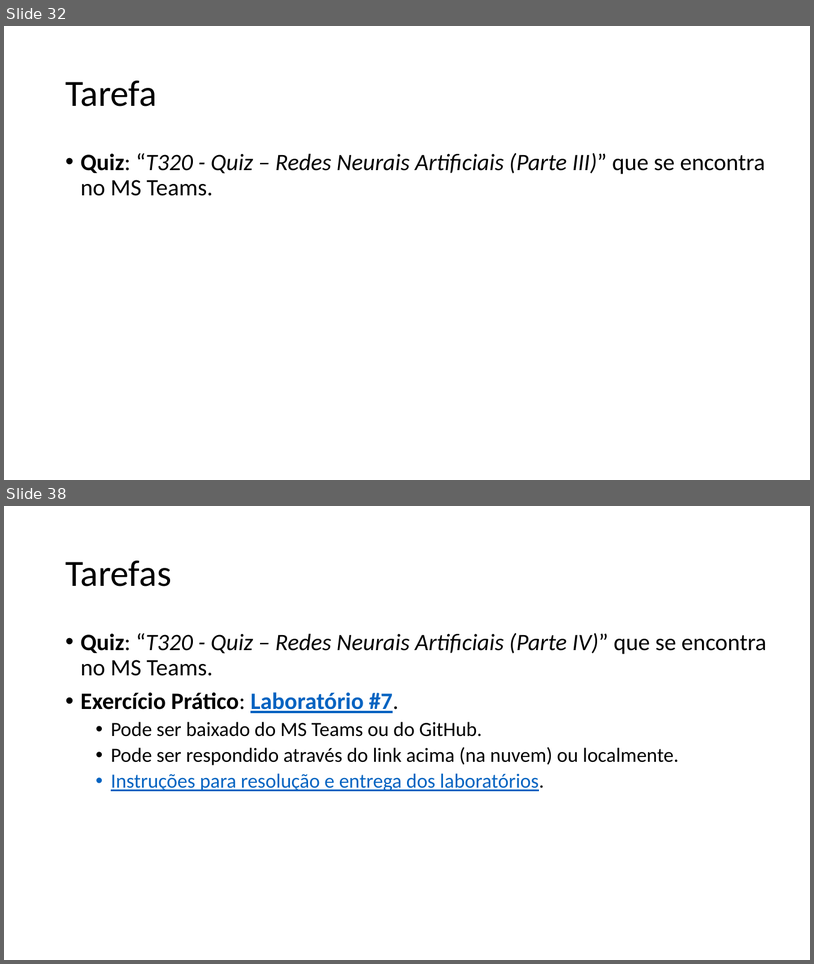
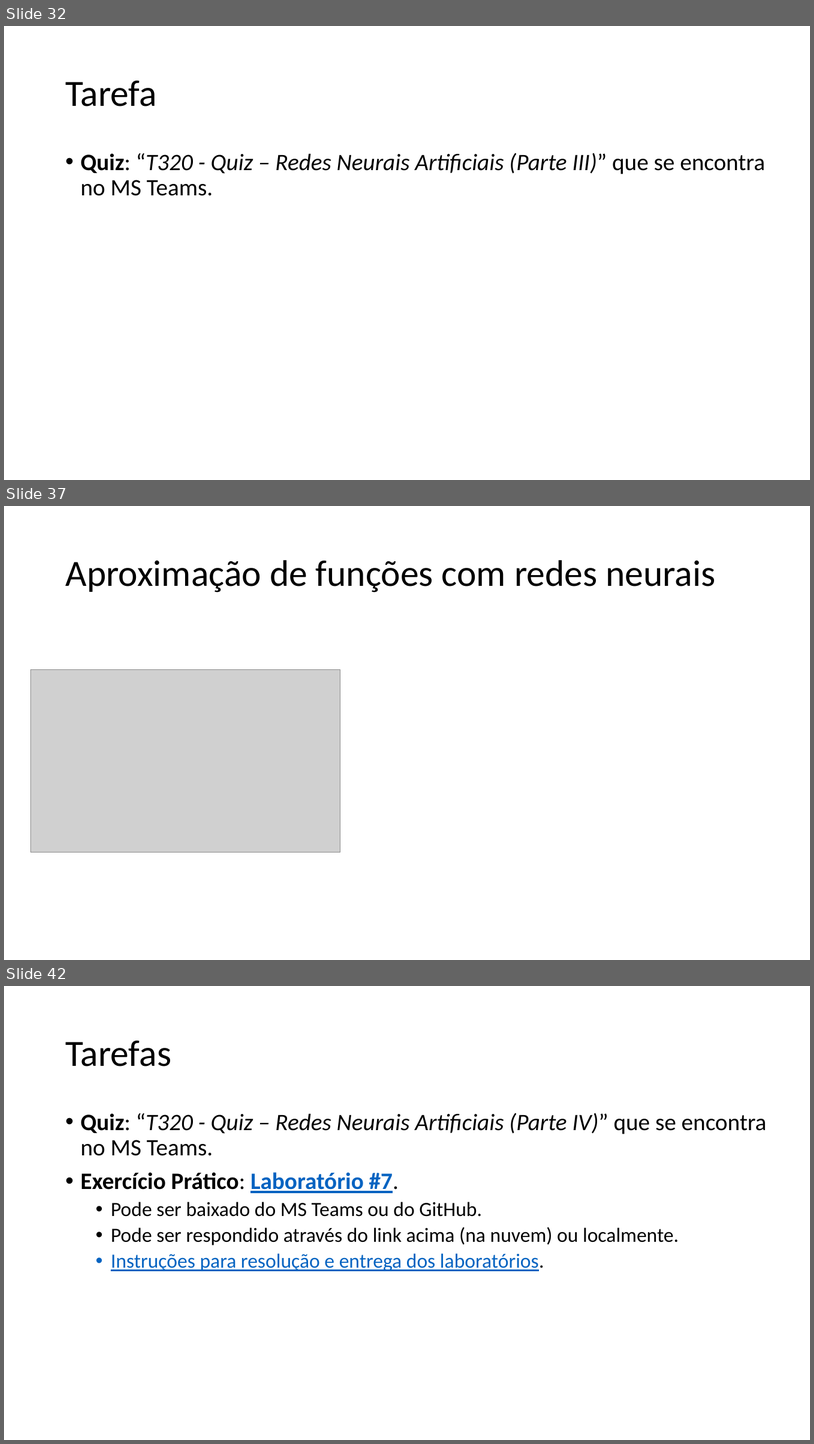
Before and after one commit to zz4fap/t320_aprendizado_de_maquina, a slide deck: slides/T320_Redes_Neurais_Artificiais (Parte II).pptx. Shown one above the other, each under a label of ours: slides 32 and 38 before the commit, slides 32, 37 and 42 after it; the slides between them are not shown. The pictures are 814x964 and 814x1444 pixels, drawn with LibreOffice and Linux fonts; fonts in the diff are those of the drawing; grey boxes stand for pictures. Boxes give left, top, right and bottom in pixels: in the first picture for what was removed or moved away, otherwise in the second. Text is boxed around its words. In the diff, an @@ line names an element or a change of style, - is before the commit and + after.

```diff
--- a/slides/T320_Redes_Neurais_Artificiais (Parte II).pptx
+++ b/slides/T320_Redes_Neurais_Artificiais (Parte II).pptx
@@ slide 37 added at (4,506,810,960), background #FFFFFF @@
@@ title added at (65,560,716,592), 44 pt, text #000000 @@
+Aproximação de funções com redes neurais
@@ picture added at (30,669,341,852) @@
@@ what was slide 38 is now slide 42 @@
```
Also in this commit, not shown: 5 slides changed, 5 other slides added, 2 slides removed, 2 other files.
